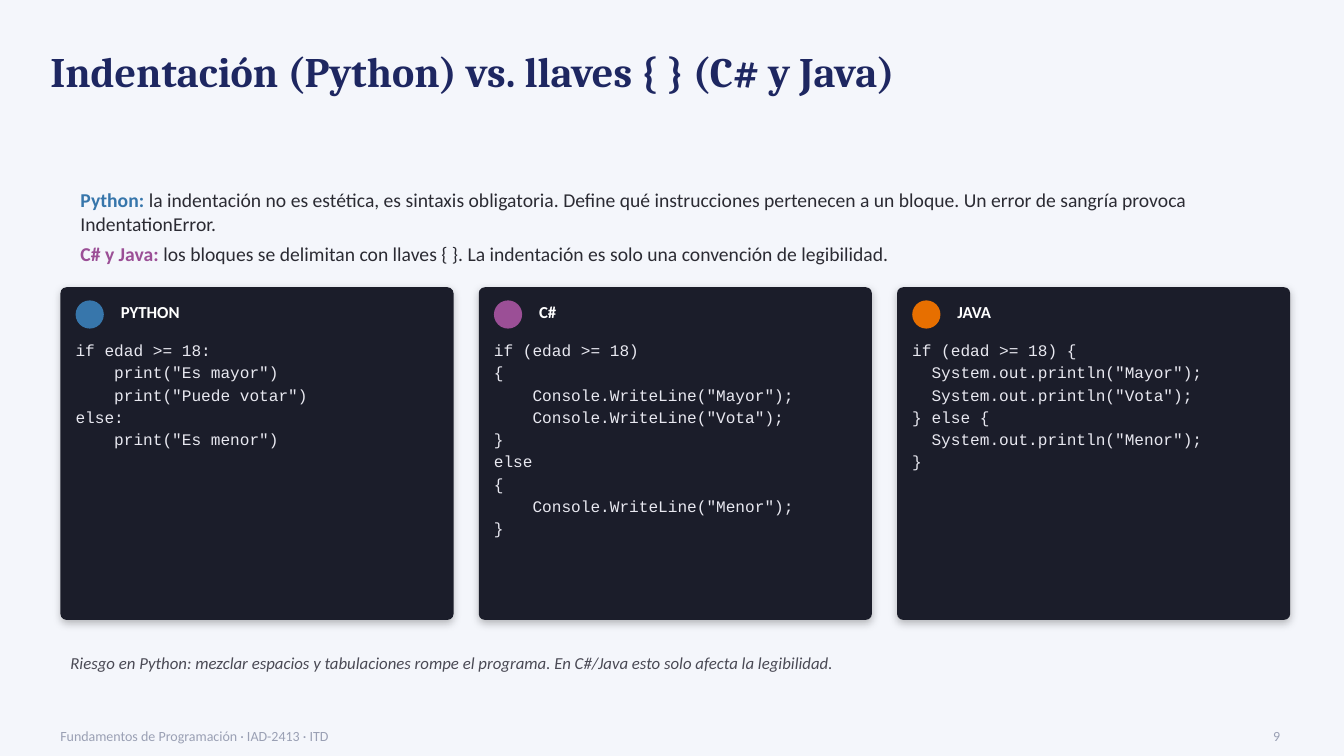
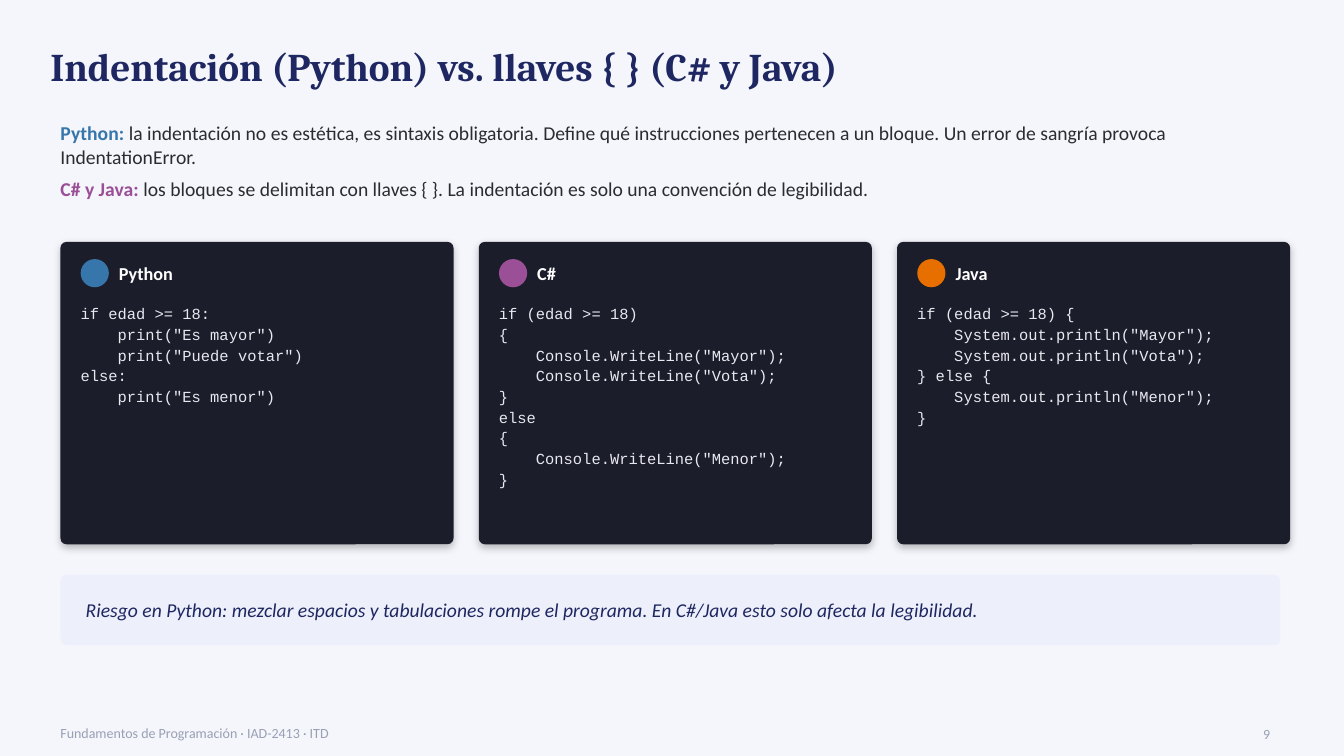
Before and after one commit to svalher/Fundamentos_de_Programacion_para_IIA, a slide deck: slide 9 of Fundamentos de Programación IA/Unidad 1/Material Unidad 1/Unidad1_Fundamentos_Programacion.pptx. Drawn at 1344x756 pixels with LibreOffice and Linux fonts; fonts in the diff are those of the drawing. Boxes give left, top, right and bottom in pixels: in the first picture for what was removed or moved away, otherwise in the second. Text is boxed around its words. In the diff, an @@ line names an element or a change of style, - is before the commit and + after.

```diff
--- a/Fundamentos de Programación IA/Unidad 1/Material Unidad 1/Unidad1_Fundamentos_Programacion.pptx
+++ b/Fundamentos de Programación IA/Unidad 1/Material Unidad 1/Unidad1_Fundamentos_Programacion.pptx
@@ text "Indentación (Python) vs. llaves { ..." at [50,52,838,90]: size 30 to 28 pt @@
@@ text at [60,126,1166,200]: text changed @@
-Python: la indentación no es estética, es sintaxis obligatoria. Define qué instrucciones pertenecen a un bloque. Un error de sangría provoca IndentationError.
-C# y Java: los bloques se delimitan con llaves { }. La indentación es solo una convención de legibilidad.
+Python: la indentación no es estética, es sintaxis obligatoria. Define qué instrucciones pertenecen a un bloque. Un error de sangría provoca IndentationError.
+C# y Java: los bloques se delimitan con llaves { }. La indentación es solo una convención de legibilidad.
@@ text "Python: la indentación no es ..." at [60,126,1166,200]: vertical alignment middle to top @@
@@ rounded rectangle: place and size @@
-rounded rectangle at [60,287,454,620]
+rounded rectangle at [60,242,454,544]
@@ text at [119,267,173,283]: text changed; size 12 to 13 pt @@
-PYTHON
+Python
@@ rounded rectangle: place and size @@
-rounded rectangle at [479,287,872,620]
+rounded rectangle at [479,242,872,544]
@@ 3 ellipses: place and size @@
-3 ellipses at [76,300,941,329]
+3 ellipses at [81,259,946,287]
@@ text "C#": place and size @@
-text "C#" at [539,306,556,318]
+text "C#" at [537,267,556,280]
@@ text "C#" at [537,267,556,280]: size 12 to 13 pt @@
@@ proportions changed in 3 elements at [60,242,454,544], [479,242,872,544], [897,242,1291,544] @@
@@ rounded rectangle: place and size @@
-rounded rectangle at [897,287,1291,620]
+rounded rectangle at [897,242,1291,544]
@@ text at [956,268,988,280]: text changed; size 12 to 13 pt @@
-JAVA
+Java
@@ text "if edad >= 18:": place and size @@
-text "if edad >= 18:" at [76,344,308,449]
+text "if edad >= 18:" at [81,308,303,405]
@@ size 11.5 to 11 pt; line spacing 1.15 to 1.12 in 3 elements at [917,308,1213,405], [81,308,303,405], [499,308,786,467] @@
@@ text "if (edad >= 18)": place and size @@
-text "if (edad >= 18)" at [494,344,794,516]
+text "if (edad >= 18)" at [499,308,786,467]
@@ text "if (edad >= 18) {": place and size @@
-text "if (edad >= 18) {" at [912,344,1203,449]
+text "if (edad >= 18) {" at [917,308,1213,405]
@@ rounded rectangle added at [60,575,1280,645], fill #EDF0FA @@
@@ text "Riesgo en Python: mezclar espacios ...": place and size @@
-text "Riesgo en Python: mezclar espacios ..." at [70,657,833,672]
+text "Riesgo en Python: mezclar espacios ..." at [86,603,977,621]
@@ text "Riesgo en Python: mezclar espacios ..." at [86,603,977,621]: size 12 to 14 pt, text colour #4A4A55 to #1E2761 @@
@@ page number at [1263,730,1270,739]: vertical alignment middle to top @@
@@ page number: place and size @@
-page number at [1273,732,1280,741]
+page number at [1263,730,1270,739]
```
Also in this commit, not shown: 13 other slides changed, 7 slides added, 2 other files.
